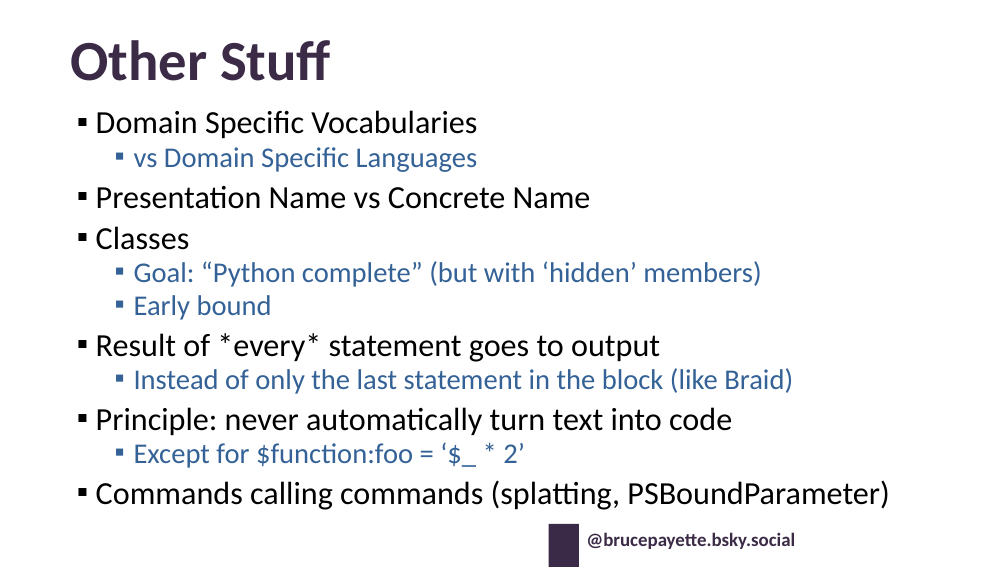
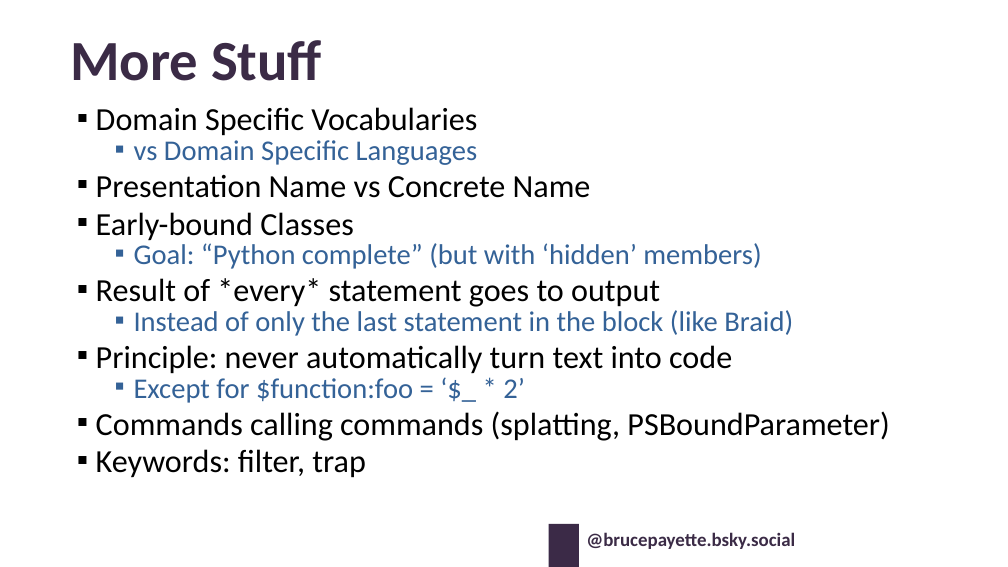
Before and after one commit to BrucePay/BraidLang, a slide deck: slide 21 of PSCONF26_Payette_Designing_PowerShell.pptx. Drawn at 1008x567 pixels with LibreOffice and Linux fonts; fonts in the diff are those of the drawing; background and template pictures are left out. Boxes give left, top, right and bottom in pixels: in the first picture for what was removed or moved away, otherwise in the second. Text is boxed around its words. In the diff, an @@ line names an element or a change of style, - is before the commit and + after.

```diff
--- a/PSCONF26_Payette_Designing_PowerShell.pptx
+++ b/PSCONF26_Payette_Designing_PowerShell.pptx
@@ title at (70,40,322,81): text changed @@
-Other Stuff
+More Stuff
@@ text at (96,107,889,441): line spacing 0.8 to 0.7 @@
@@ text at (96,212,354,241): text changed @@
-▪ Classes
+▪ Early-bound Classes
@@ text at (134,295,272,320): paragraph removed @@
-  ▪ Early bound
@@ text at (96,449,366,478): paragraph added @@
+▪ Keywords: filter, trap
```
Also in this commit, not shown: 5 other slides changed, 2 other files.
